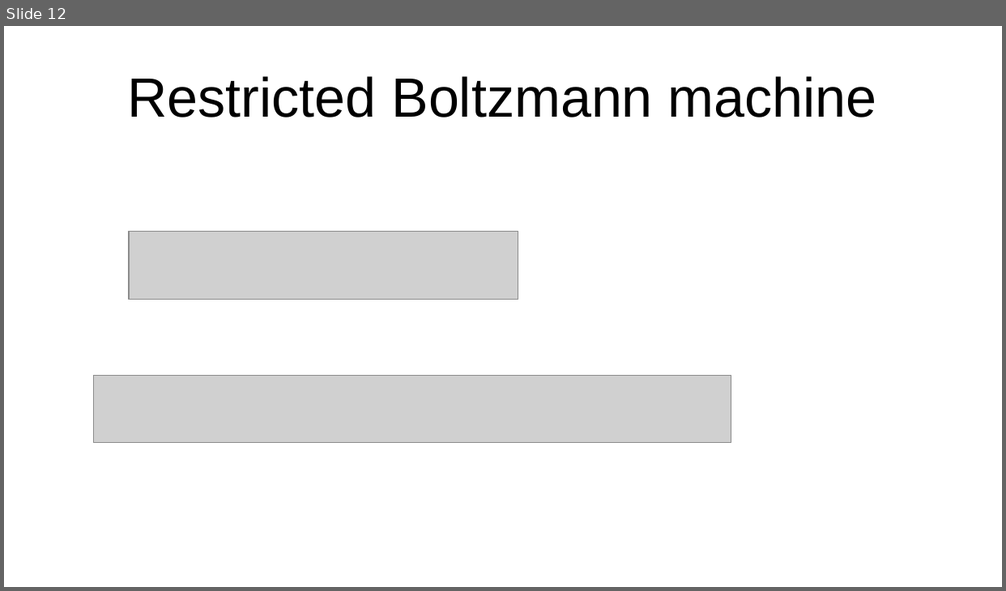
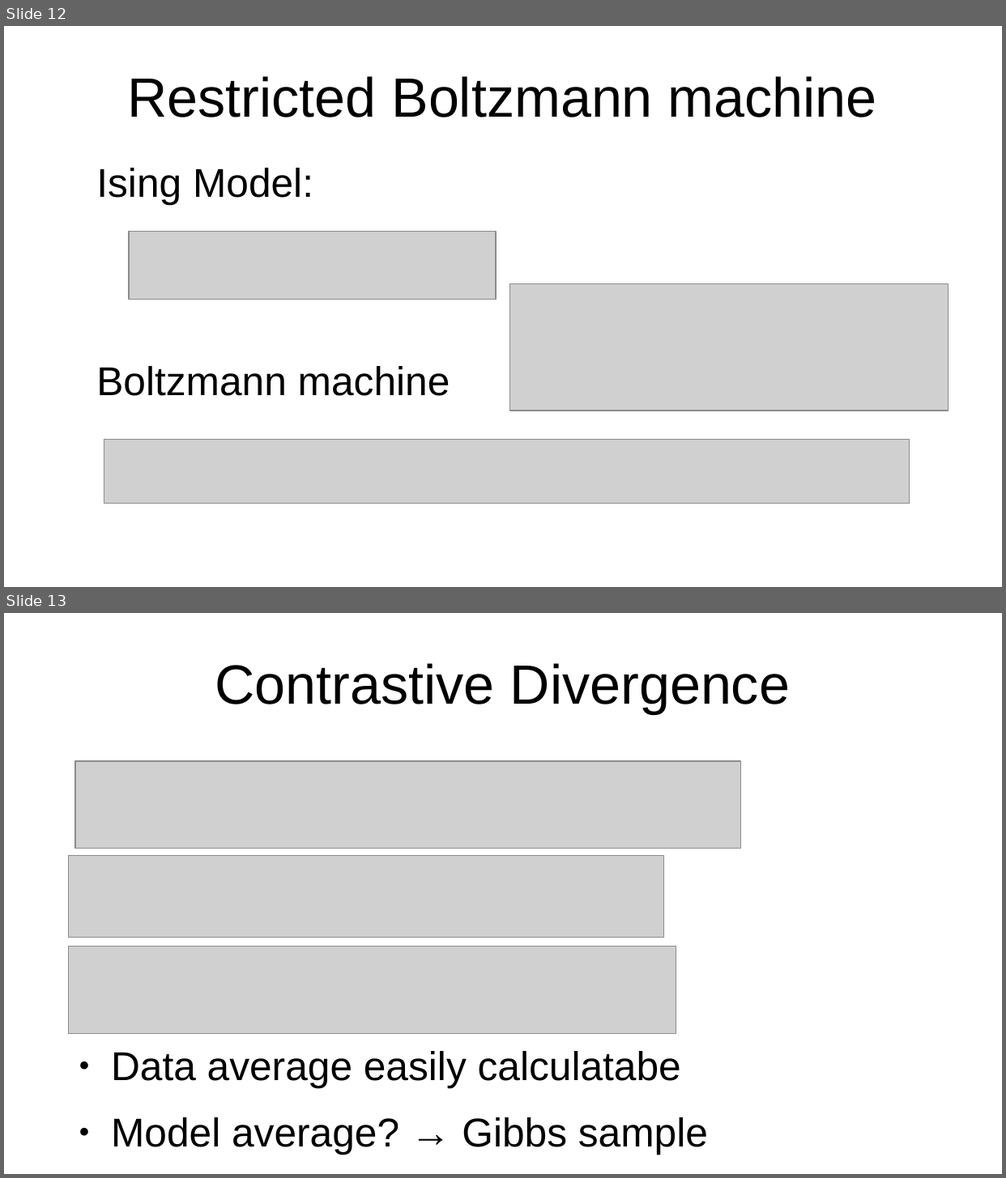
Before and after one commit to Xmann02/Boltzmann, a slide deck: Presentation.odp. Shown one above the other, each under a label of ours: slide 12 before the commit, slides 12 and 13 after it. The pictures are 1006x591 and 1006x1178 pixels, drawn with LibreOffice and Linux fonts; fonts in the diff are those of the drawing; grey boxes stand for pictures. Boxes give left, top, right and bottom in pixels: in the first picture for what was removed or moved away, otherwise in the second. Text is boxed around its words. In the diff, an @@ line names an element or a change of style, - is before the commit and + after.

```diff
--- a/Presentation.odp
+++ b/Presentation.odp
@@ slide 13 added at [4,613,1002,1174], background #FFFFFF @@
@@ title added at [215,663,790,714], 44 pt, text #000000 @@
+Contrastive Divergence
@@ picture added at [75,761,741,849] @@
@@ picture added at [68,856,664,938] @@
@@ picture added at [68,948,677,1034] @@
@@ text added at [111,1051,708,1154], 32 pt, text #000000 @@
+● Data average easily calculatabe
+● Model average? → Gibbs sample
@@ slide 12 changed as well @@
@@ text added at [96,168,450,396], 32 pt, text #000000 @@
+Ising Model:
+Boltzmann machine
@@ picture: place and size @@
-picture at [129,232,518,300]
+picture at [129,232,496,300]
@@ picture added at [510,284,948,411] @@
@@ picture: place and size @@
-picture at [94,376,731,442]
+picture at [104,440,910,504]
```
Also in this commit, not shown: 6 other slides changed, 7 other slides added, 6 slides removed.
